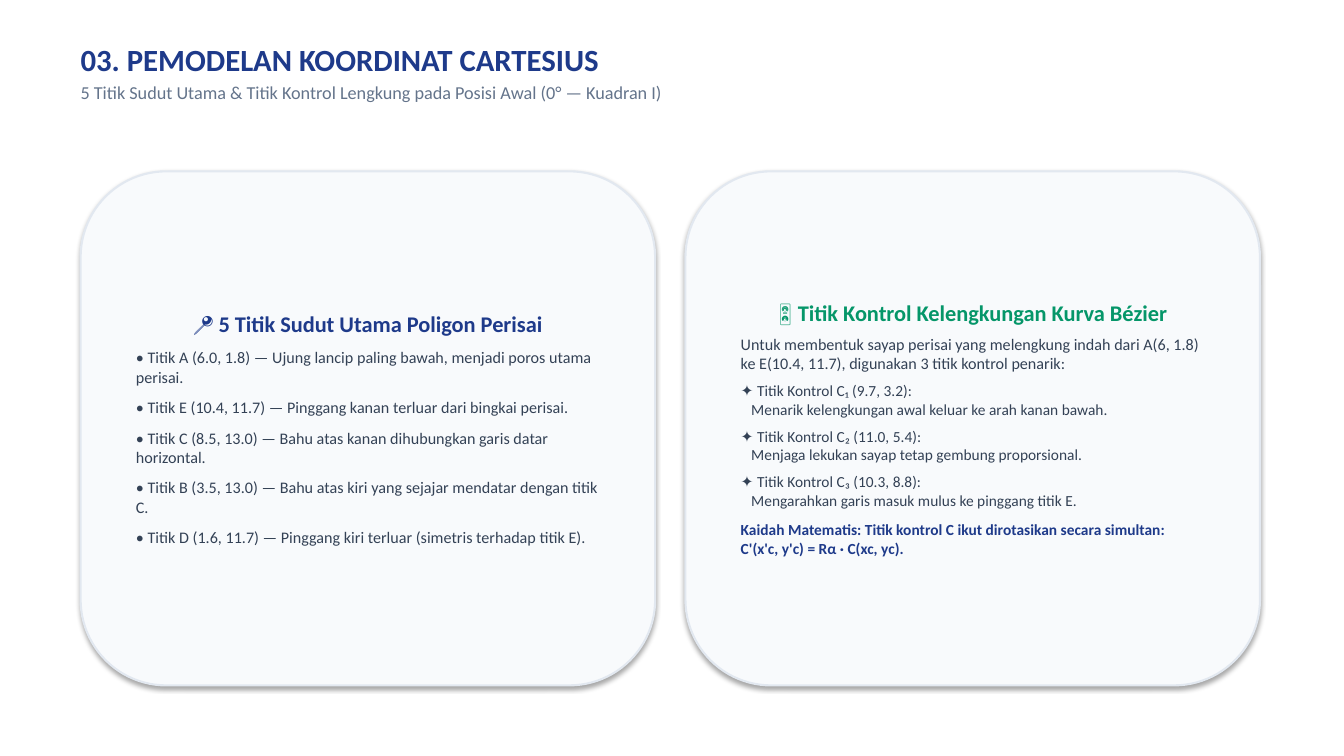
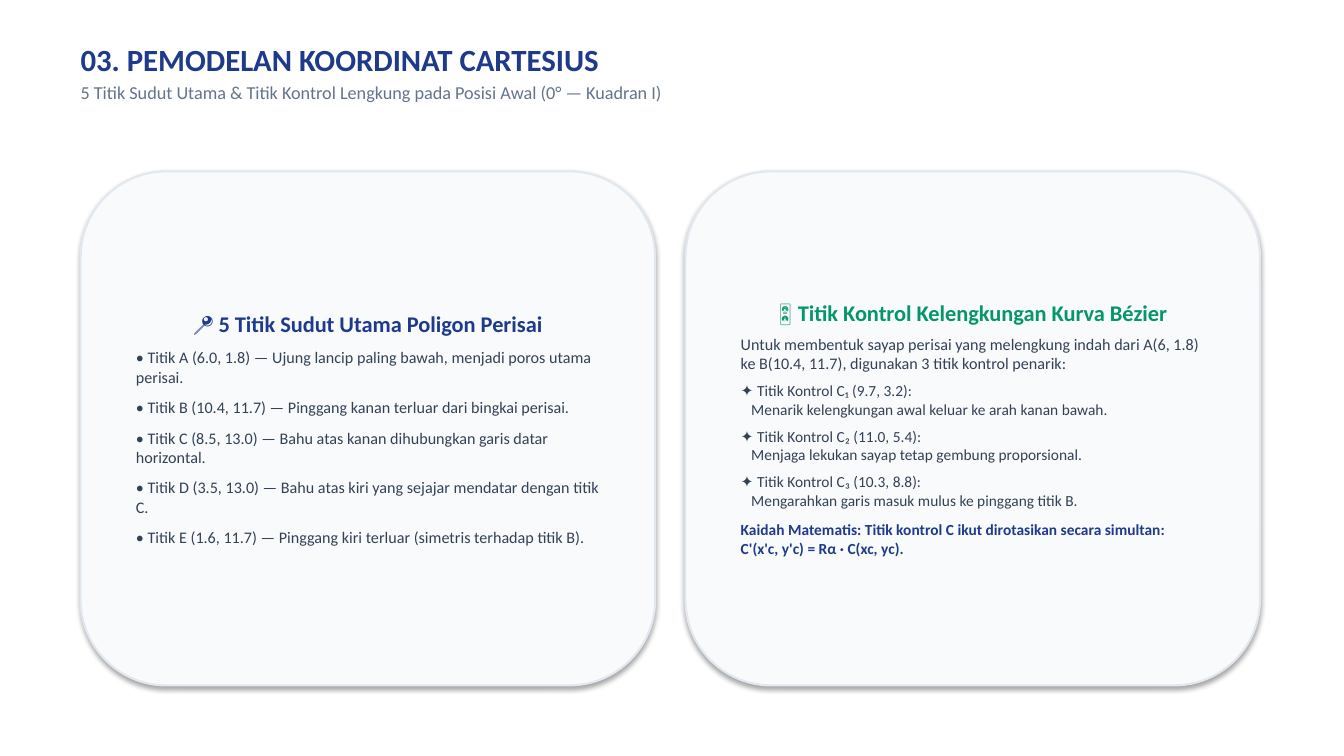
Before and after one commit to SabilMurti/tugas-pages, a slide deck: slide 4 of matematika-transformasi-geometri-kelompok4/SLIDE_PRESENTASI_KELOMPOK_4.pptx. Drawn at 1344x756 pixels with LibreOffice and Linux fonts; fonts in the diff are those of the drawing. Boxes give left, top, right and bottom in pixels: in the first picture for what was removed or moved away, otherwise in the second. Text is boxed around its words. In the diff, an @@ line names an element or a change of style, - is before the commit and + after.

```diff
--- a/matematika-transformasi-geometri-kelompok4/SLIDE_PRESENTASI_KELOMPOK_4.pptx
+++ b/matematika-transformasi-geometri-kelompok4/SLIDE_PRESENTASI_KELOMPOK_4.pptx
@@ text in rounded rectangle at (741,338,1198,372): text changed @@
-Untuk membentuk sayap perisai yang melengkung indah dari A(6, 1.8) ke E(10.4, 11.7), digunakan 3 titik kontrol penarik:
+Untuk membentuk sayap perisai yang melengkung indah dari A(6, 1.8) ke B(10.4, 11.7), digunakan 3 titik kontrol penarik:
@@ text in rounded rectangle at (148,401,569,416): text changed @@
-• Titik E (10.4, 11.7) — Pinggang kanan terluar dari bingkai perisai.
+• Titik B (10.4, 11.7) — Pinggang kanan terluar dari bingkai perisai.
@@ text in rounded rectangle at (751,476,1077,509): text changed @@
-✦ Titik Kontrol C₃ (10.3, 8.8):
-Mengarahkan garis masuk mulus ke pinggang titik E.
+✦ Titik Kontrol C₃ (10.3, 8.8):
+Mengarahkan garis masuk mulus ke pinggang titik B.
@@ text in rounded rectangle at (136,481,598,546): text changed @@
-• Titik B (3.5, 13.0) — Bahu atas kiri yang sejajar mendatar dengan titik C.
-• Titik D (1.6, 11.7) — Pinggang kiri terluar (simetris terhadap titik E).
+• Titik D (3.5, 13.0) — Bahu atas kiri yang sejajar mendatar dengan titik C.
+• Titik E (1.6, 11.7) — Pinggang kiri terluar (simetris terhadap titik B).
```
Also in this commit, not shown: 2 other slides changed, 4 other files.
